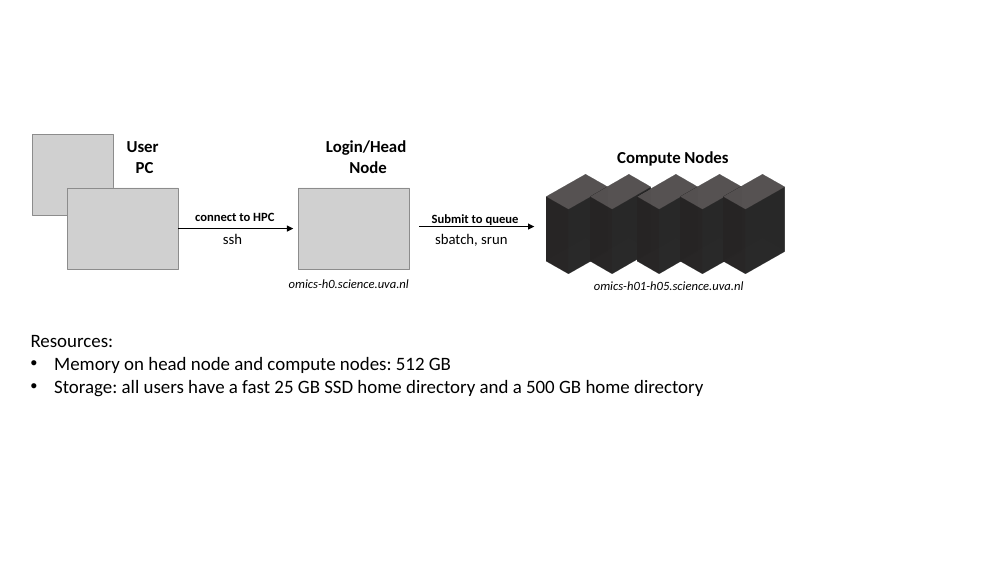
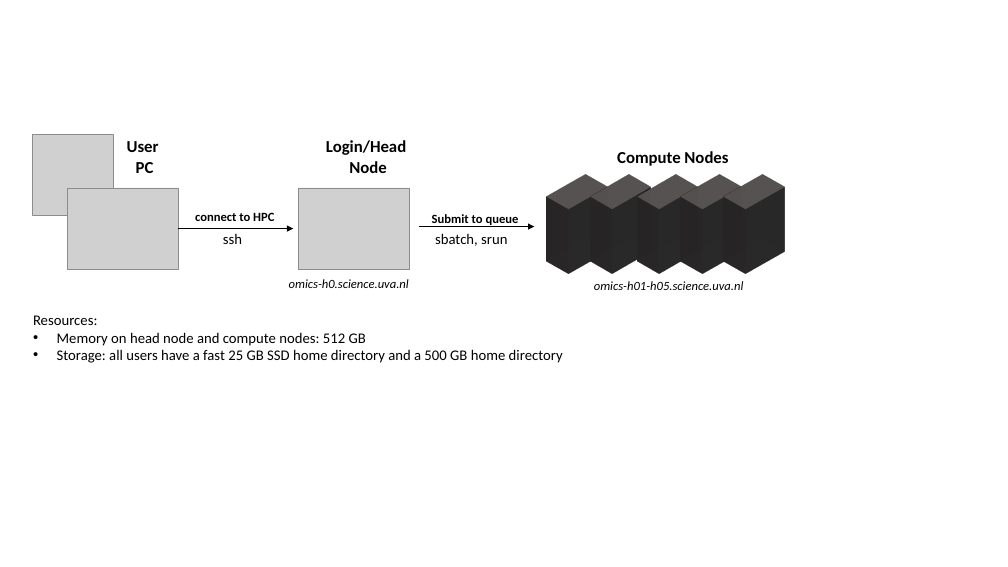
Before and after one commit to ScienceParkStudyGroup/ibed-bioinformatics-page, a slide deck: slide 1 of img/drawings.pptx. Drawn at 1008x567 pixels with LibreOffice and Linux fonts; fonts in the diff are those of the drawing; grey boxes stand for pictures. Boxes give left, top, right and bottom in pixels: in the first picture for what was removed or moved away, otherwise in the second. Text is boxed around its words. In the diff, an @@ line names an element or a change of style, - is before the commit and + after.

```diff
--- a/img/drawings.pptx
+++ b/img/drawings.pptx
@@ text "Resources:" moved from (x1=31, y1=335, x2=703, y2=397) to (x1=33, y1=315, x2=563, y2=363) @@
@@ text "Resources:" at (x1=33, y1=315, x2=563, y2=363): size 18 to 14 pt @@
```
Also in this commit, not shown: 1 slide added, 45 other files.
